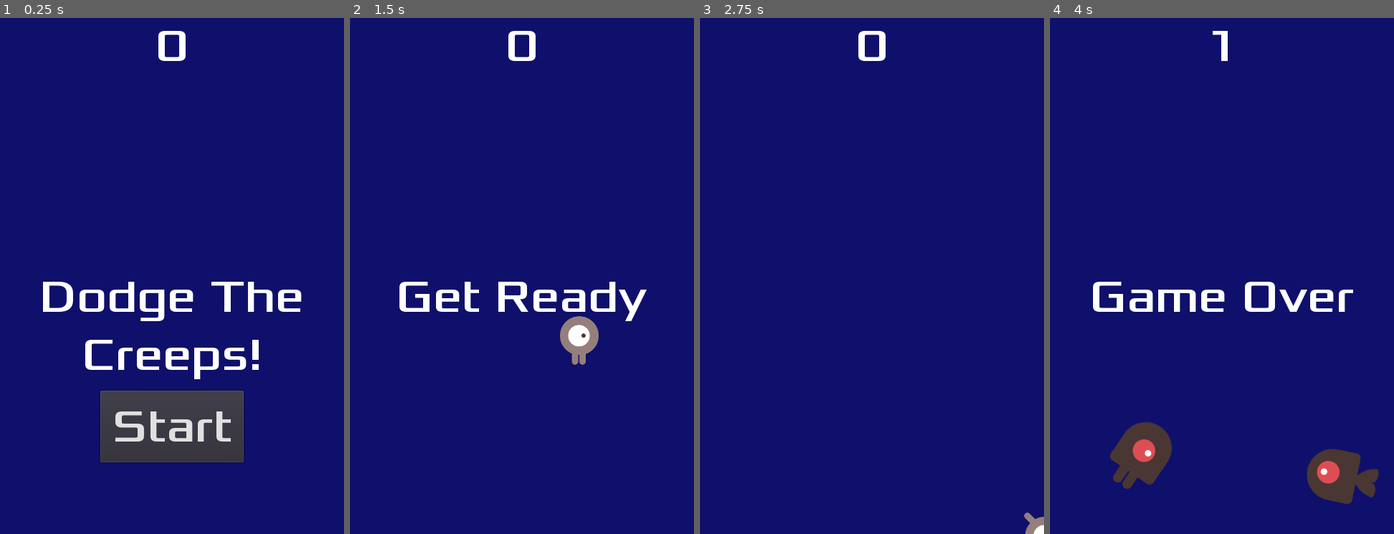
Above: before the commit, frames 1-4 (left to right).
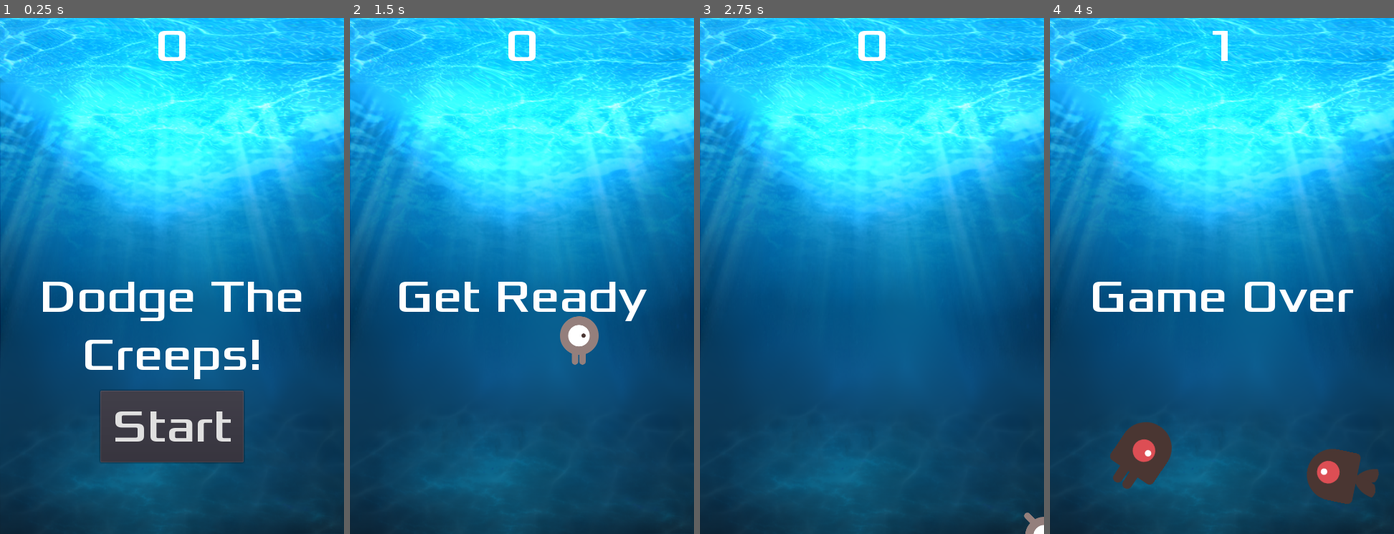
Above: after the commit, the same moments.

Repository: 44351-w22/godot-tutorial-SRitt12
Game: Godot game, scene res://Main.tscn
Two runs of this game, one before a commit and one after it. Both use one fixed random seed, a clock stepped at 60 frames per second and the inputs below.
Inputs:
- Up to frame 1 (0.25 s): no input
- Up to frame 2 (1.5 s): click "Start" at 0.5 s; tap Enter (start_game) at 1.25, 1.35 s; hold Right (ui_right) from 1.28 s (still down)
- Up to frame 3 (2.75 s): release Right (ui_right) at 2.03 s; hold Down (ui_down) from 2.03 s (still down); tap Enter (start_game) at 2.1 s
- Up to frame 4 (4 s): release Down (ui_down) at 2.78 s; hold Right (ui_right) 2.78-3.53 s; tap Enter (start_game) at 2.85, 3.6 s; hold Up (ui_up) from 3.53 s (still down)

The runs differ from the first frame. In frame 1, 91% of the frame differs, in the area x 0-100%, y 0-100%; in frame 2, 97%; in frame 3, 100%; in frame 4, 95%.

Commit message:
Add image background

Diff:
--- a/Main.tscn
+++ b/Main.tscn
@@ -6,6 +6,7 @@
 [ext_resource path="res://HUD.tscn" type="PackedScene" id=4]
 [ext_resource path="res://dodge_assets/art/gameover.wav" type="AudioStream" id=5]
 [ext_resource path="res://dodge_assets/art/House In a Forest Loop.ogg" type="AudioStream" id=6]
+[ext_resource path="res://underwater.png" type="Texture" id=7]
 
 [sub_resource type="Curve2D" id=1]
 _data = {
@@ -16,10 +17,15 @@
 script = ExtResource( 3 )
 Mob = ExtResource( 2 )
 
-[node name="ColorRect" type="ColorRect" parent="."]
+[node name="TextureRect" type="TextureRect" parent="."]
 anchor_right = 1.0
 anchor_bottom = 1.0
-color = Color( 0.0588235, 0.0627451, 0.419608, 1 )
+margin_top = -1.0
+margin_right = 160.0
+margin_bottom = 80.0
+rect_scale = Vector2( 0.75, 0.9 )
+texture = ExtResource( 7 )
+expand = true
 __meta__ = {
 "_edit_use_anchors_": false
 }
Not shown: 1 places in Main.tscn that only renumber resources
Binary file added: underwater.png
Not shown, added: underwater.png.import
Not shown, added: README.md
